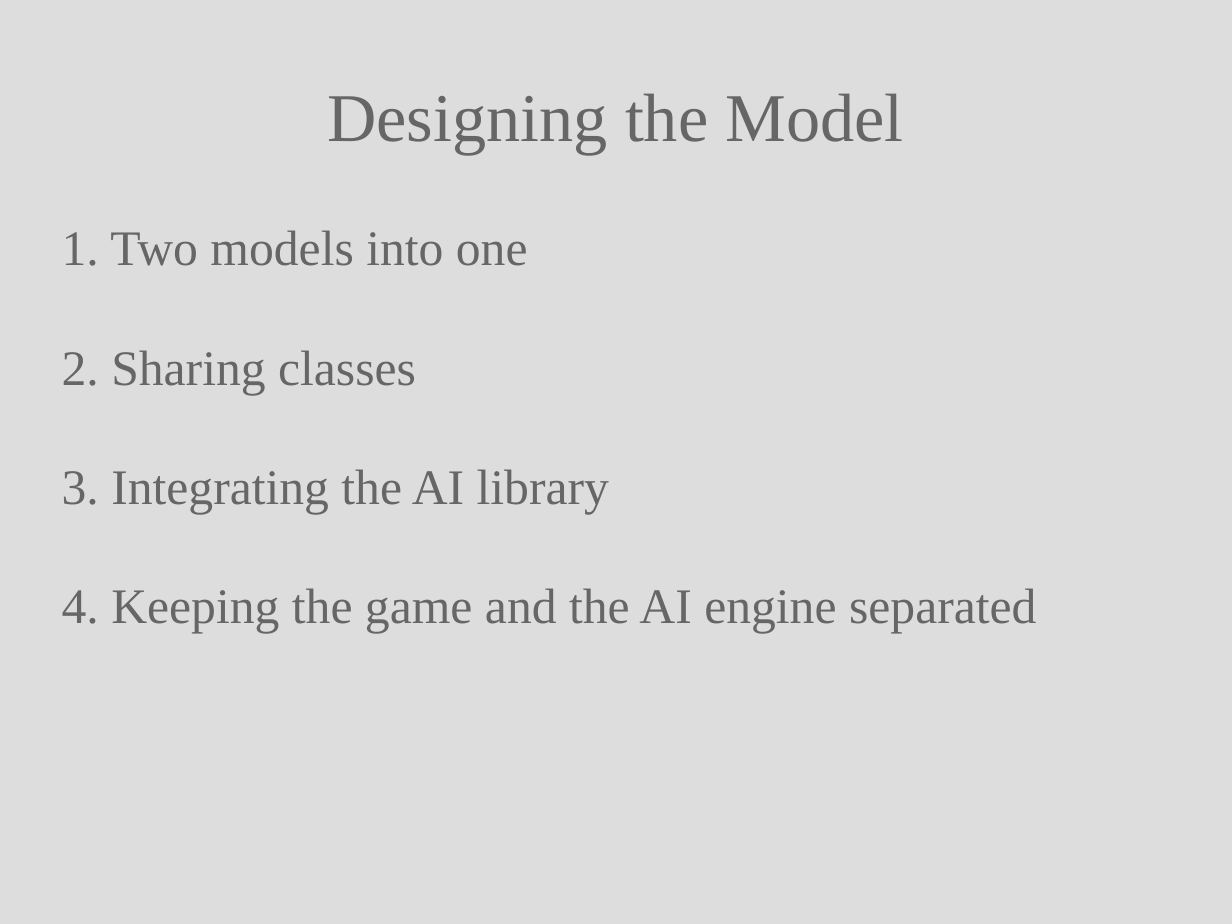
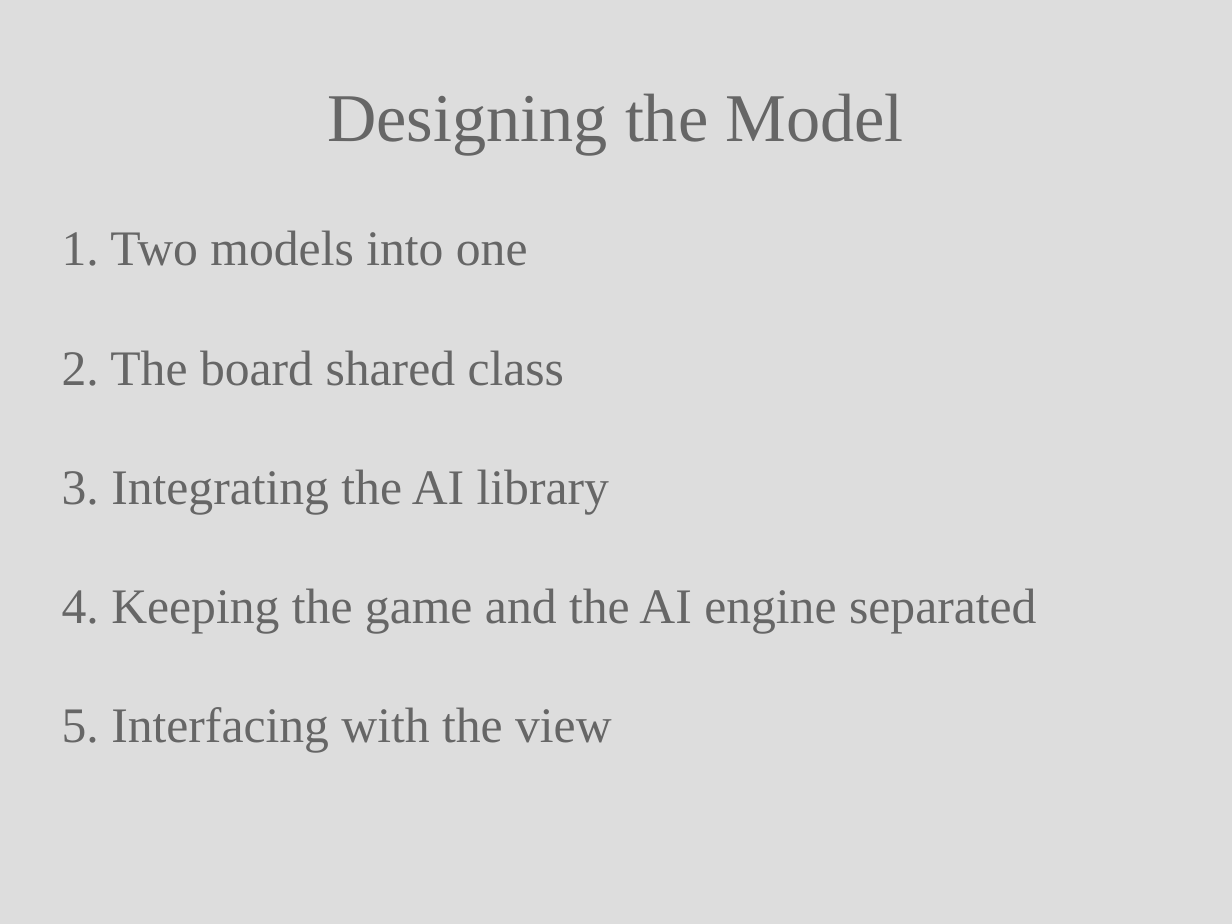
Before and after one commit to Noired/DOSE-Jan-8th-presentation, a slide deck: slide 7 of Slides/Keypoints.pptx. Drawn at 1232x924 pixels with LibreOffice and Linux fonts; fonts in the diff are those of the drawing. Boxes give left, top, right and bottom in pixels: in the first picture for what was removed or moved away, otherwise in the second. Text is boxed around its words. In the diff, an @@ line names an element or a change of style, - is before the commit and + after.

```diff
--- a/Slides/Keypoints.pptx
+++ b/Slides/Keypoints.pptx
@@ text at <box>62,350,564,386</box>: text changed @@
-2. Sharing classes
+2. The board shared class
@@ text at <box>62,707,611,753</box>: paragraph added @@
+5. Interfacing with the view
```
Also in this commit, not shown: 3 slides added, 2 slides removed, 6 other files.
